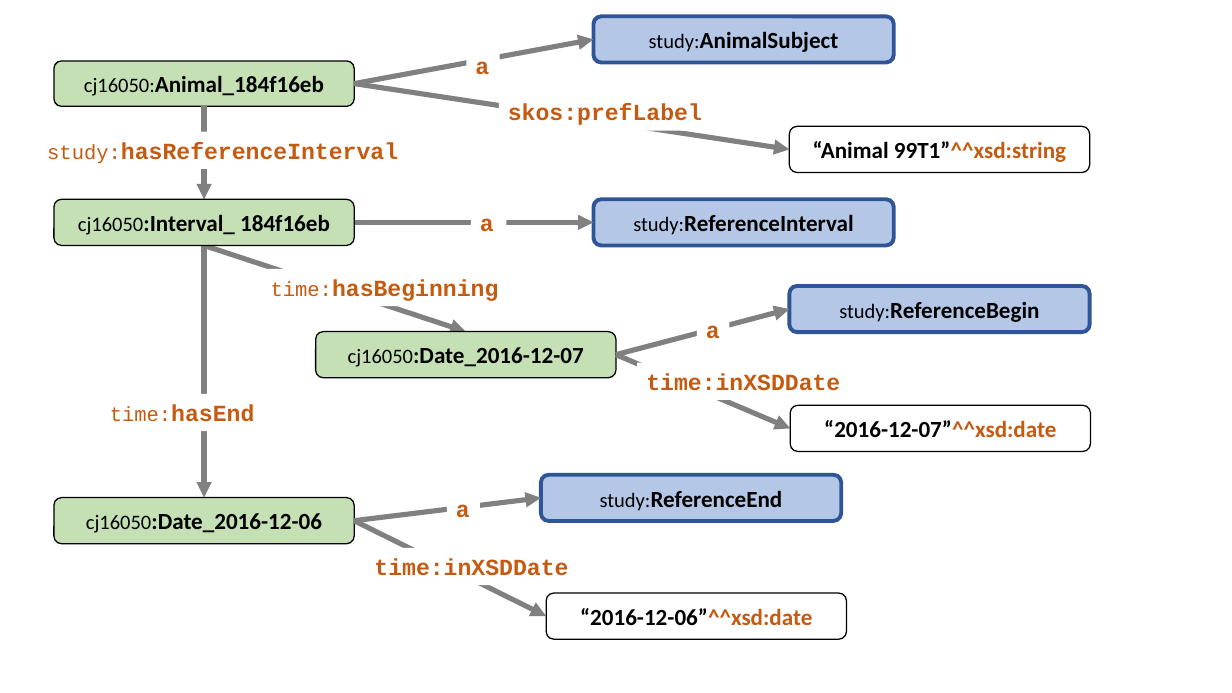
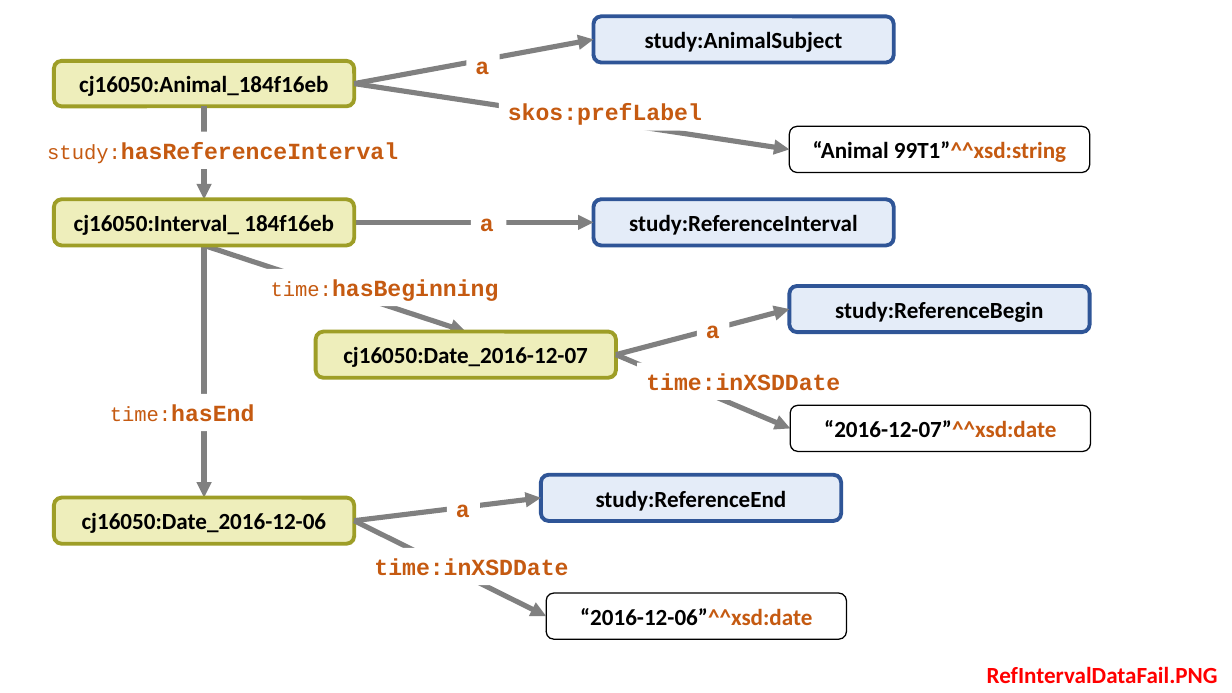
Before and after one commit to phuse-org/SENDConform, a slide deck: slide 1 of doc/images/ImageSources.pptx. Drawn at 1232x693 pixels with LibreOffice and Linux fonts; fonts in the diff are those of the drawing. Boxes give left, top, right and bottom in pixels: in the first picture for what was removed or moved away, otherwise in the second. Text is boxed around its words. In the diff, an @@ line names an element or a change of style, - is before the commit and + after.

```diff
--- a/doc/images/ImageSources.pptx
+++ b/doc/images/ImageSources.pptx
@@ rounded rectangle "study:AnimalSubject" at (593, 17, 894, 63): size 16 to 18 pt, bold on in "study:AnimalSubject"; fill #B4C7E7 to #E4ECF8 @@
@@ rounded rectangle "cj16050:Animal_184f16eb" at (54, 61, 354, 106): size 16 to 18 pt, bold on in "cj16050:Animal_184f16eb"; fill #C5E0B4 to #EEEEBB; outline #000000 1 pt to #9E9E27 3 pt @@
@@ rounded rectangle "cj16050:Interval_ 184f16eb" at (54, 200, 354, 246): size 16 to 18 pt, bold on in "cj16050:Interval_"; fill #C5E0B4 to #EEEEBB; outline #000000 1 pt to #9E9E27 3 pt @@
@@ rounded rectangle "study:ReferenceInterval" at (593, 200, 894, 246): size 16 to 18 pt, bold on in "study:ReferenceInterval"; fill #B4C7E7 to #E4ECF8 @@
@@ rounded rectangle "study:ReferenceBegin" at (789, 287, 1090, 333): size 16 to 18 pt, bold on in "study:ReferenceBegin"; fill #B4C7E7 to #E4ECF8 @@
@@ rounded rectangle "cj16050:Date_2016-12-07" at (316, 332, 616, 378): size 16 to 18 pt, bold on in "cj16050:Date_2016-12-07"; fill #C5E0B4 to #EEEEBB; outline #000000 1 pt to #9E9E27 3 pt @@
@@ rounded rectangle "study:ReferenceEnd" at (541, 475, 841, 521): size 16 to 18 pt, bold on in "study:ReferenceEnd"; fill #B4C7E7 to #E4ECF8 @@
@@ rounded rectangle "cj16050:Date_2016-12-06" at (54, 498, 354, 544): size 16 to 18 pt, bold on in "cj16050:Date_2016-12-06"; fill #C5E0B4 to #EEEEBB; outline #000000 1 pt to #9E9E27 3 pt @@
@@ text added at (987, 666, 1218, 683), 18 pt, text #FF0000, bold @@
+RefIntervalDataFail.PNG
```
Also in this commit, not shown: 3 other slides changed, 1 slide added, 12 other files.
